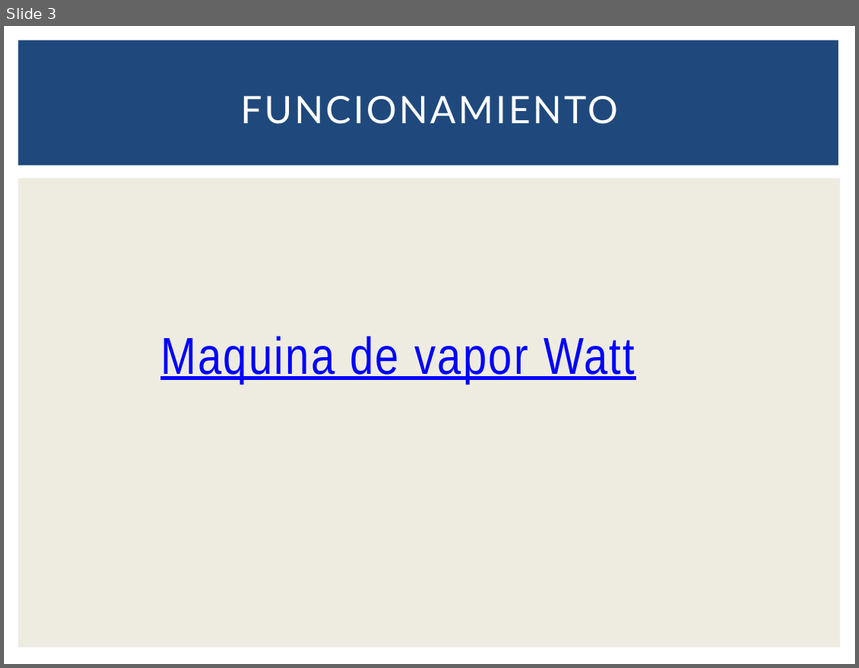
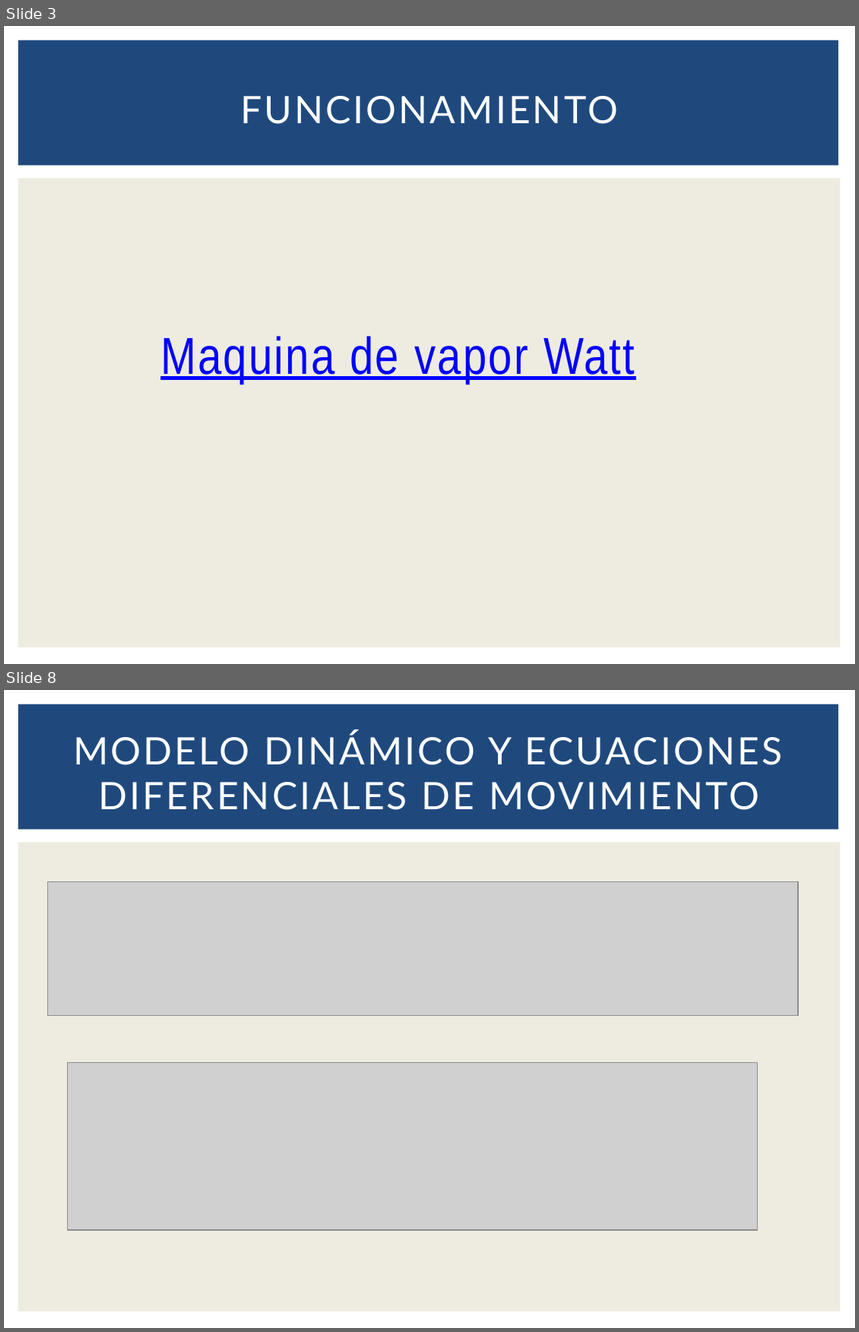
Before and after one commit to martinezdiego/ICA, a slide deck: presentacion/Exposición Ica.pptx. Shown one above the other, each under a label of ours: slide 3 before the commit, slides 3 and 8 after it; the slides between them are not shown. The pictures are 859x668 and 859x1332 pixels, drawn with LibreOffice and Linux fonts; fonts in the diff are those of the drawing; grey boxes stand for pictures. Boxes give left, top, right and bottom in pixels: in the first picture for what was removed or moved away, otherwise in the second. Text is boxed around its words. In the diff, an @@ line names an element or a change of style, - is before the commit and + after.

```diff
--- a/presentacion/Exposición Ica.pptx
+++ b/presentacion/Exposición Ica.pptx
@@ slide 8 added at [4,690,855,1328], background #FFFFFF; not listed: 2 template elements that a slide beside it also shows @@
@@ title added at [73,732,782,810], 32 pt, text #FFFFFF @@
+MODELO DINÁMICO Y ECUACIONES DIFERENCIALES DE MOVIMIENTO
@@ picture added at [47,882,798,1015] @@
@@ picture added at [68,1063,758,1230] @@
```
Also in this commit, not shown: 1 slide changed, 10 other slides added, 1 slide removed, 2 other files.
